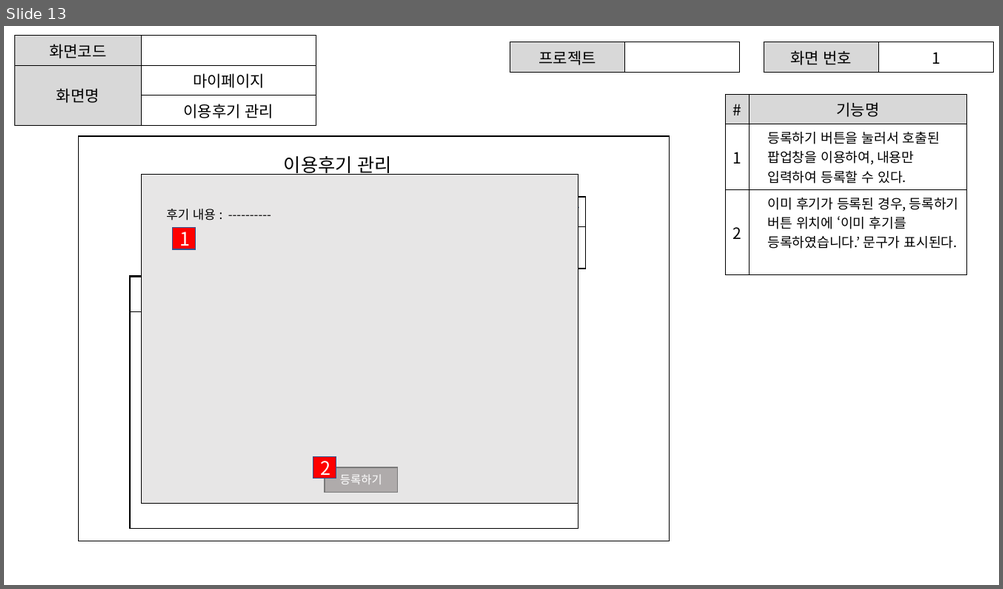
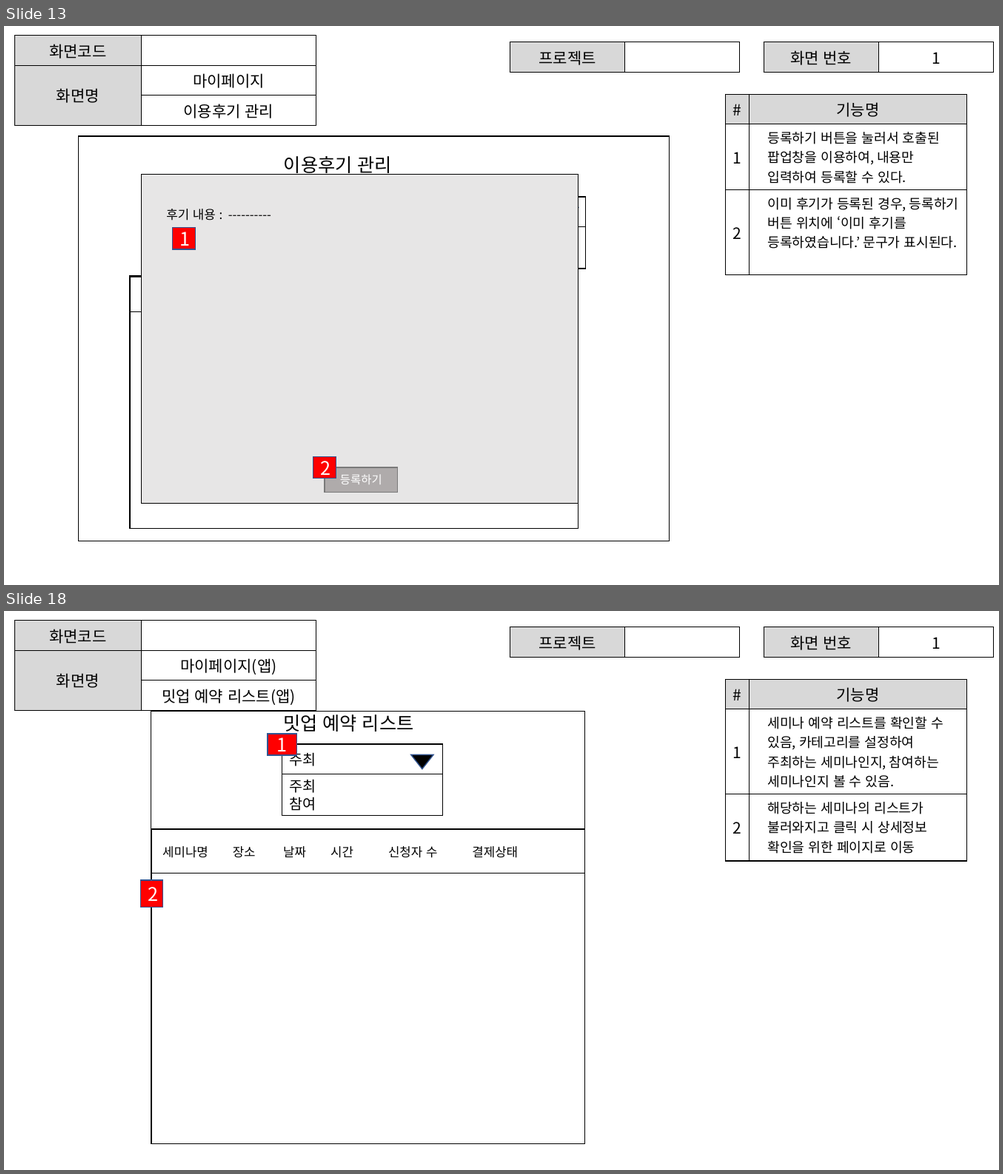
Before and after one commit to ezenteam2/e-Zone, a slide deck: gr2_lhj/마이페이지.pptx. Shown one above the other, each under a label of ours: slide 13 before the commit, slides 13 and 18 after it; the slides between them are not shown. The pictures are 1003x589 and 1003x1174 pixels, drawn with LibreOffice and Linux fonts; fonts in the diff are those of the drawing. Boxes give left, top, right and bottom in pixels: in the first picture for what was removed or moved away, otherwise in the second. Text is boxed around its words. In the diff, an @@ line names an element or a change of style, - is before the commit and + after.

```diff
--- a/gr2_lhj/마이페이지.pptx
+++ b/gr2_lhj/마이페이지.pptx
@@ slide 18 added at bbox=[4, 611, 999, 1170], background #FFFFFF @@
@@ table added at bbox=[14, 621, 316, 708], 3 rows, 2 columns @@
+화면코드 | 
+화면명 | 마이페이지(앱)
+ | 밋업 예약 리스트(앱)
@@ table added at bbox=[510, 627, 740, 653], 1 rows, 2 columns @@
+프로젝트 | 
@@ table added at bbox=[763, 627, 993, 653], 1 rows, 2 columns @@
+화면 번호 | 1
@@ table added at bbox=[726, 680, 967, 857], 3 rows, 2 columns @@
+# | 기능명
+1 | 세미나 예약 리스트를 확인할 수 있음, 카테고리를 설정하여 주최하는 세미나인지, 참여하는 세미나인지 볼 수 있음.
+2 | 해당하는 세미나의 리스트가 불러와지고 클릭 시 상세정보 확인을 위한 페이지로 이동
@@ rectangle added at bbox=[151, 711, 584, 1144], outline #000000 1 pt @@
@@ text added at bbox=[283, 711, 414, 735], 18 pt, text #000000 @@
+밋업 예약 리스트
@@ group added at bbox=[267, 734, 443, 816]: 3 rectangles, 1 triangle @@
+주최
+주최
+참여
+1
@@ rectangle added at bbox=[152, 829, 584, 1145], outline #000000 1 pt @@
@@ rectangle added at bbox=[152, 829, 584, 874], outline #000000 1 pt, 12 pt, text #000000 @@
+세미나명 장소 날짜 시간 신청자 수 결제상태
@@ rectangle added at bbox=[141, 880, 162, 907], fill #FF0000, outline #325491 1 pt, 18 pt, text #FFFFFF @@
+2
```
Also in this commit, not shown: 12 other slides added, 2 other files.
